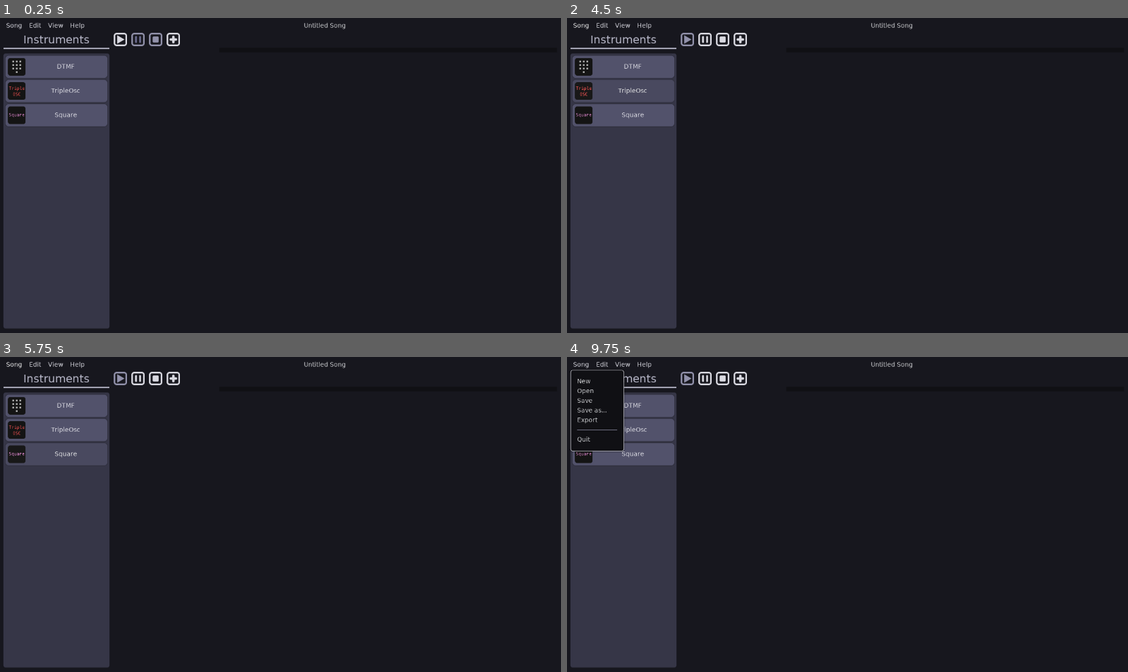
Above: before the commit, frames 1-4 (two rows, left to right).
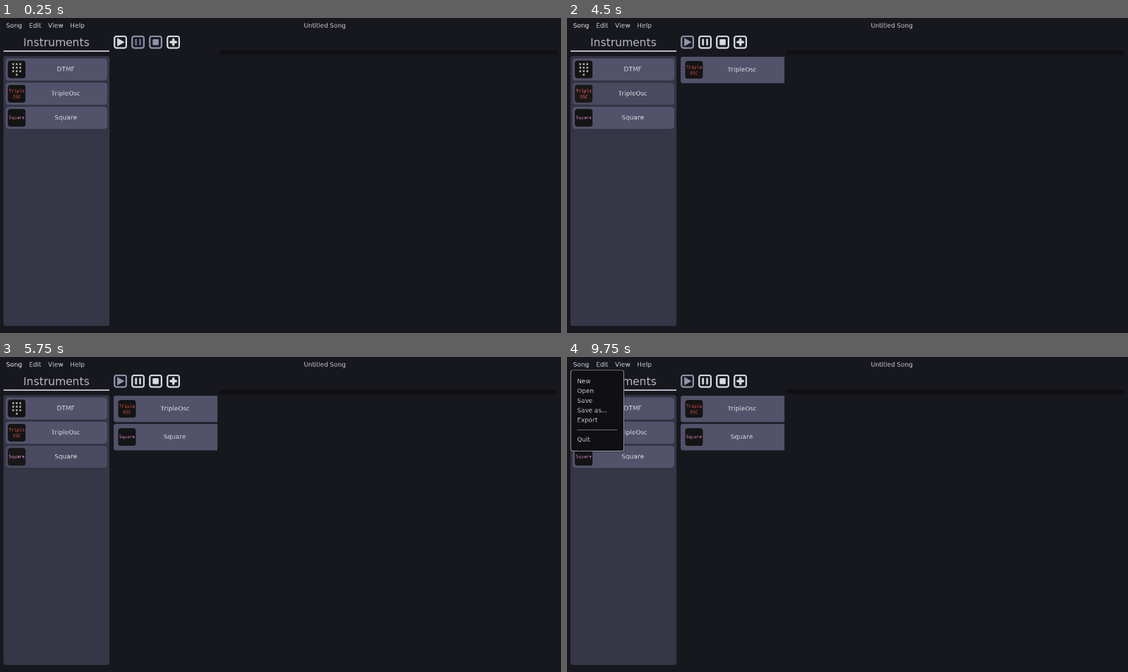
Above: after the commit, the same moments.

Repository: QuadCubedStudios/GoDAW
Game: Godot game, scene res://Main.tscn
Same seed, same stepped clock (60 frames per second), same inputs: the game is played once before the commit and once after it.
Inputs (mouse positions are in pixels of both pictures, inside the frame that each line leads up to; where the layout moved, square brackets give the same spot in the first picture):
- Up to frame 1 (0.25 s): no input
- Up to frame 2 (4.5 s): click (684, 43) [684, 40] at 0.5 s; click "Song" at 1.25 s; click "Edit" at 2 s; click "View" at 2.75 s; click "DTMF" at 3.5 s; click "TripleOsc" at 4.25 s
- Up to frame 3 (5.75 s): click "Square" at 5 s
- Up to frame 4 (9.75 s): click (724, 382) [724, 379] at 5.75 s; click (684, 382) [684, 379] at 6.5 s; click (740, 382) [740, 379] at 7.25 s; click "TripleOsc" at 8 s; click "Square" at 8.75 s; click "Song" at 9.5 s

The runs differ from the first frame. In frame 1, 2.1% of the frame differs, in the area x 0-33%, y 4-99%; in frame 2, 3.4%; in frame 3, 4.8%, in the area x 0-39%, y 4-99%; in frame 4, 4.2%.

Commit message:
padding

Diff:
--- a/Main.tscn
+++ b/Main.tscn
@@ -18,18 +18,19 @@
 margin_right = -8.0
 margin_bottom = -8.0
 theme = ExtResource( 2 )
+custom_constants/separation = 10
 script = ExtResource( 4 )
 
 [node name="TopMenu" parent="." instance=ExtResource( 6 )]
 anchor_right = 0.0
 anchor_bottom = 0.0
 margin_right = 1264.0
-margin_bottom = 27.0
+margin_bottom = 25.0
 
 [node name="Application" type="HBoxContainer" parent="."]
-margin_top = 31.0
+margin_top = 35.0
 margin_right = 1264.0
-margin_bottom = 700.0
+margin_bottom = 694.0
 size_flags_vertical = 3
 custom_constants/separation = 10
 
@@ -37,12 +38,12 @@
 anchor_right = 0.0
 anchor_bottom = 0.0
 margin_right = 240.0
-margin_bottom = 669.0
+margin_bottom = 659.0
 
 [node name="Main" type="VBoxContainer" parent="Application"]
 margin_left = 250.0
 margin_right = 1264.0
-margin_bottom = 669.0
+margin_bottom = 659.0
 size_flags_horizontal = 3
 size_flags_stretch_ratio = 4.0
 
@@ -59,7 +60,7 @@
 anchor_bottom = 0.0
 margin_top = 34.0
 margin_right = 1014.0
-margin_bottom = 669.0
+margin_bottom = 659.0
 size_flags_vertical = 3
 
 [node name="DialogManager" type="Control" parent="."]
@@ -118,6 +119,7 @@
 [node name="NewSong" parent="DialogManager" instance=ExtResource( 9 )]
 
 [connection signal="project_changed" from="." to="TopMenu" method="project_changed"]
+[connection signal="project_changed" from="." to="Application/Main/SongEditor" method="project_changed"]
 [connection signal="export_pressed" from="TopMenu" to="." method="_on_TopMenu_export_pressed"]
 [connection signal="new_pressed" from="TopMenu" to="DialogManager/NewSong" method="popup_centered"]
 [connection signal="instrument_chosen" from="Application/InstrumentsPanel" to="Application/Main/SongEditor" method="add_track"]
